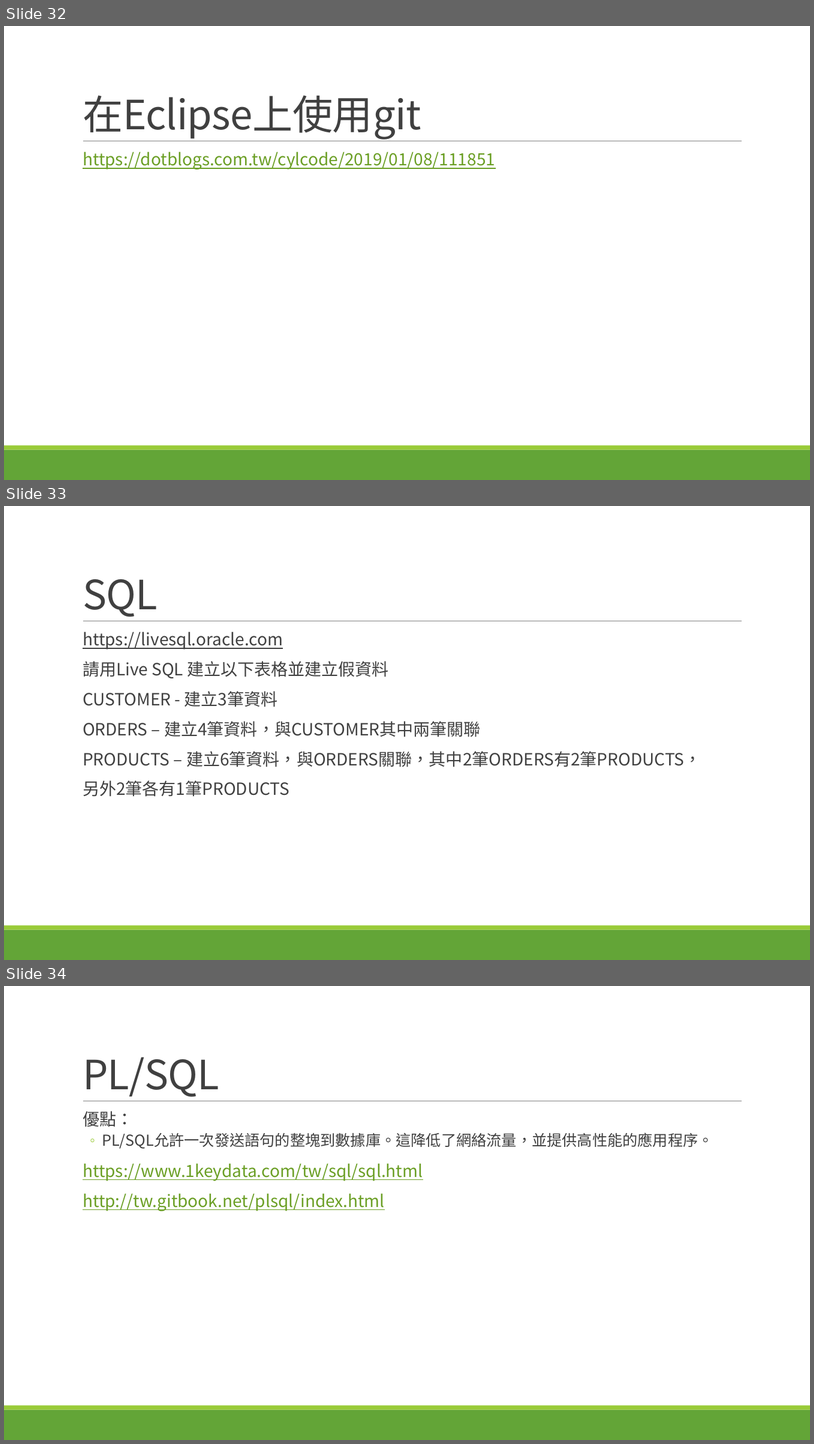
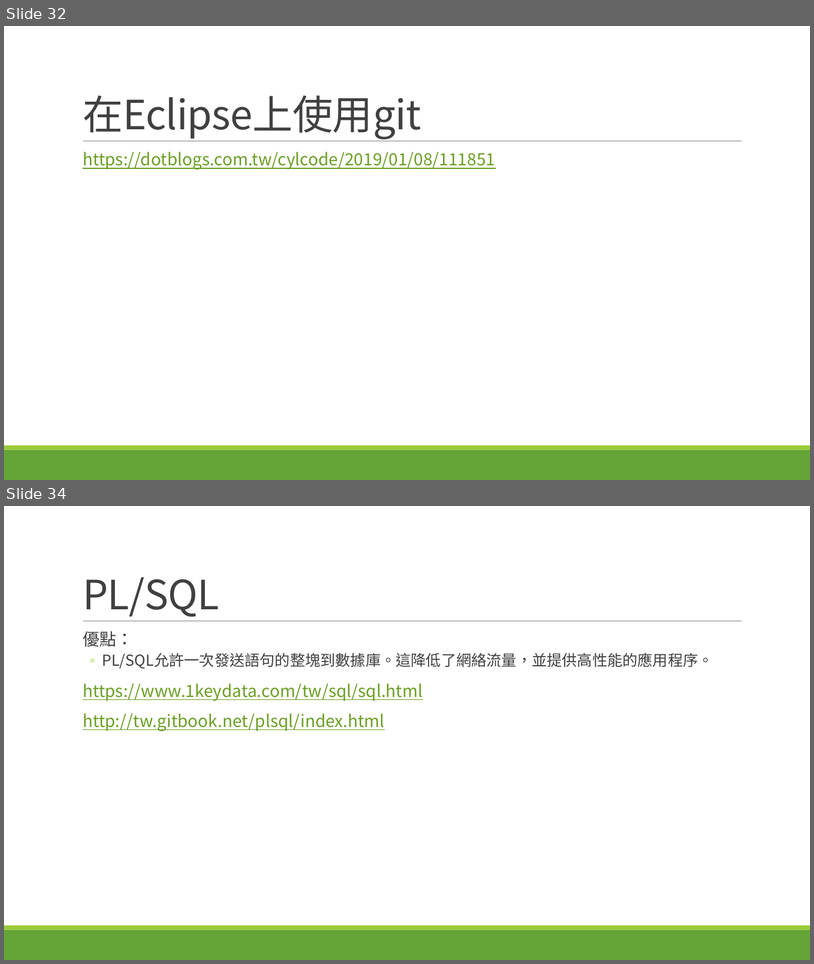
Before and after one commit to itmrchow/git-Eclipse, a slide deck: git-Eclipse/WebContent/台壽CMS通路組專案簡介.pptx. Shown one above the other, each under a label of ours: slides 32, 33 and 34 before the commit, slides 32 and 34 after it; the slides between them are not shown. The pictures are 814x1444 and 814x964 pixels, drawn with LibreOffice and Linux fonts; fonts in the diff are those of the drawing. Boxes give left, top, right and bottom in pixels: in the first picture for what was removed or moved away, otherwise in the second. Text is boxed around its words. In the diff, an @@ line names an element or a change of style, - is before the commit and + after.

```diff
--- a/git-Eclipse/WebContent/台壽CMS通路組專案簡介.pptx
+++ b/git-Eclipse/WebContent/台壽CMS通路組專案簡介.pptx
@@ slide 33 removed at (4, 506, 810, 960), background #FFFFFF; not listed: 3 template elements that a slide beside it also shows @@
@@ title removed at (83, 579, 158, 617) @@
-SQL
@@ text removed at (83, 631, 701, 796) @@
-  https://livesql.oracle.com
-  請用Live SQL 建立以下表格並建立假資料
-  CUSTOMER - 建立3筆資料
-  ORDERS – 建立4筆資料，與CUSTOMER其中兩筆關聯
-  PRODUCTS – 建立6筆資料，與ORDERS關聯，其中2筆ORDERS有2筆PRODUCTS，
-  另外2筆各有1筆PRODUCTS
```
Also in this commit, not shown: 1 slide changed, 1 slide added.
